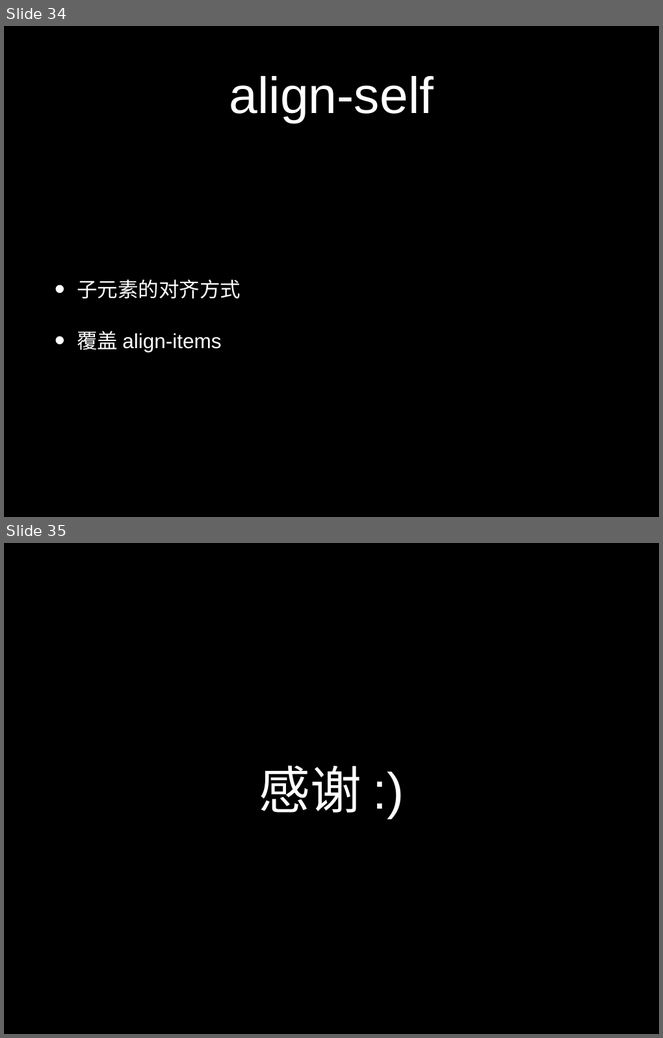
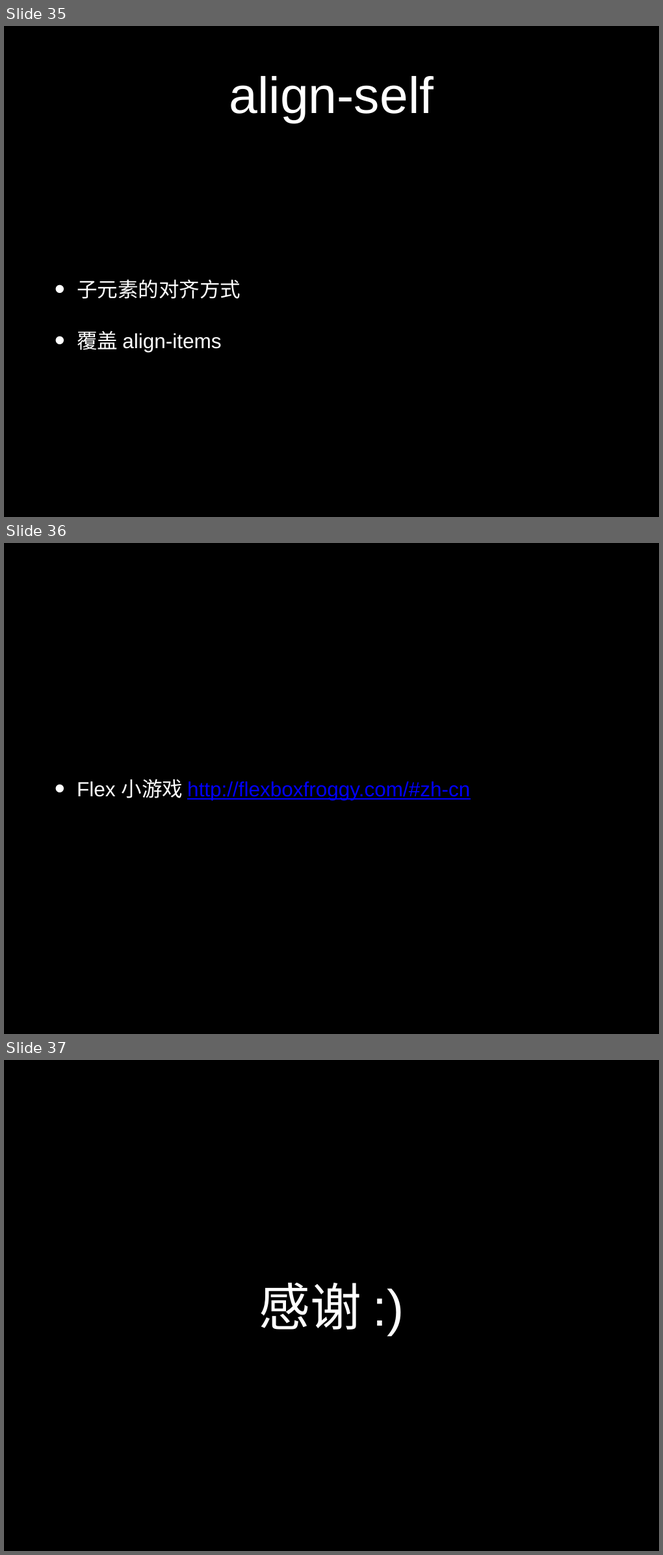
Before and after one commit to zmclass/web-study, a slide deck: 2019-10-4/ppt/布局.pptx. Shown one above the other, each under a label of ours: slides 34 and 35 before the commit, slides 35, 36 and 37 after it. The pictures are 663x1038 and 663x1555 pixels, drawn with LibreOffice and Linux fonts; fonts in the diff are those of the drawing. Boxes give left, top, right and bottom in pixels: in the first picture for what was removed or moved away, otherwise in the second. Text is boxed around its words. In the diff, an @@ line names an element or a change of style, - is before the commit and + after.

```diff
--- a/2019-10-4/ppt/布局.pptx
+++ b/2019-10-4/ppt/布局.pptx
@@ slide 36 added at bbox=[4, 543, 659, 1034], background #000000 @@
@@ text added at bbox=[77, 779, 470, 800], 32 pt, text #0000FF, underline @@
+• Flex 小游戏 http://flexboxfroggy.com/#zh-cn
@@ what was slide 34 is now slide 35 @@
@@ what was slide 35 is now slide 37 @@
```
Also in this commit, not shown: 1 slide changed, 1 other slide added.
